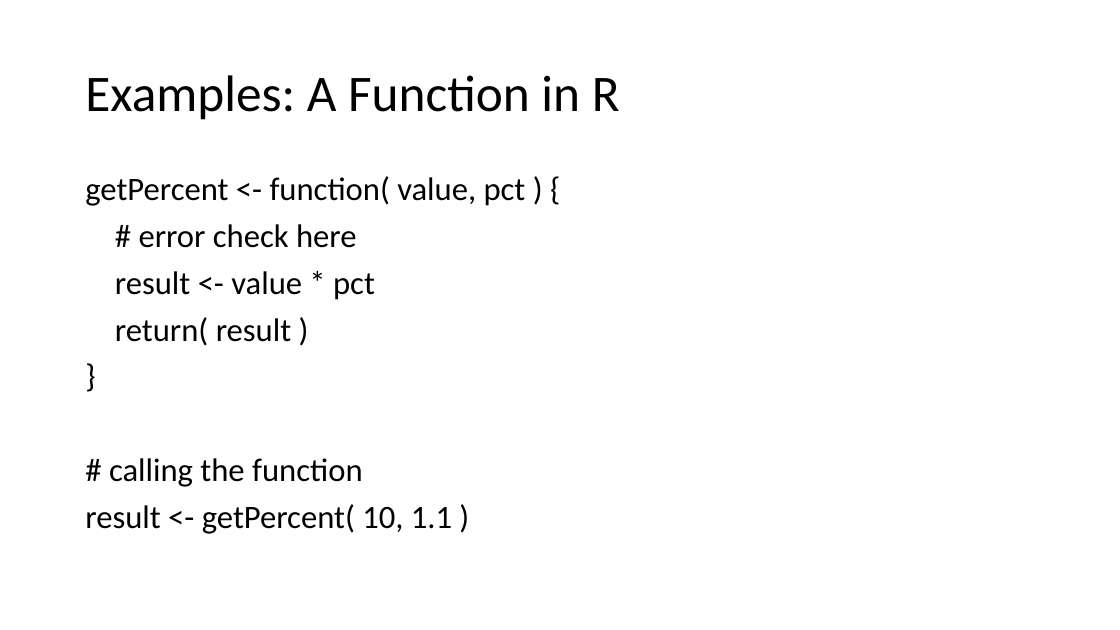
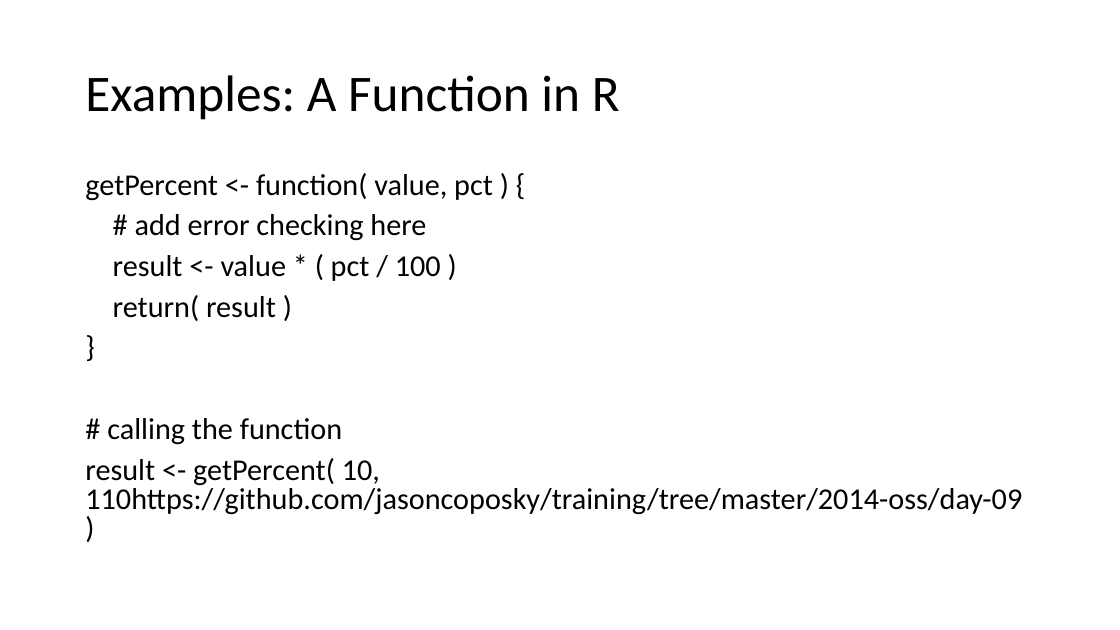
Before and after one commit to NCEAS/oss-2014, a slide deck: slide 8 of day-09/IntroductionToSoftwareClass.pptx. Drawn at 1120x630 pixels with LibreOffice and Linux fonts; fonts in the diff are those of the drawing. Boxes give left, top, right and bottom in pixels: in the first picture for what was removed or moved away, otherwise in the second. Text is boxed around its words. In the diff, an @@ line names an element or a change of style, - is before the commit and + after.

```diff
--- a/day-09/IntroductionToSoftwareClass.pptx
+++ b/day-09/IntroductionToSoftwareClass.pptx
@@ text at [85, 173, 493, 445]: size 28 to 25.9 pt in "getPercent <- function( value, pct ) {", "return( result )", "}", "# calling the function"; line spacing 0.9 to 0.8 @@
@@ text at [113, 214, 441, 281]: text changed; size 28 to 25.9 pt @@
-# error check here
-result <- value * pct
+# add error checking here
+result <- value * ( pct / 100 )
@@ text at [85, 458, 1022, 515]: text changed; size 28 to 25.9 pt @@
-result <- getPercent( 10, 1.1 )
+result <- getPercent( 10, 110https://github.com/jasoncoposky/training/tree/master/2014-oss/day-09 )
```
Also in this commit, not shown: 8 other slides changed, 1 other file.
